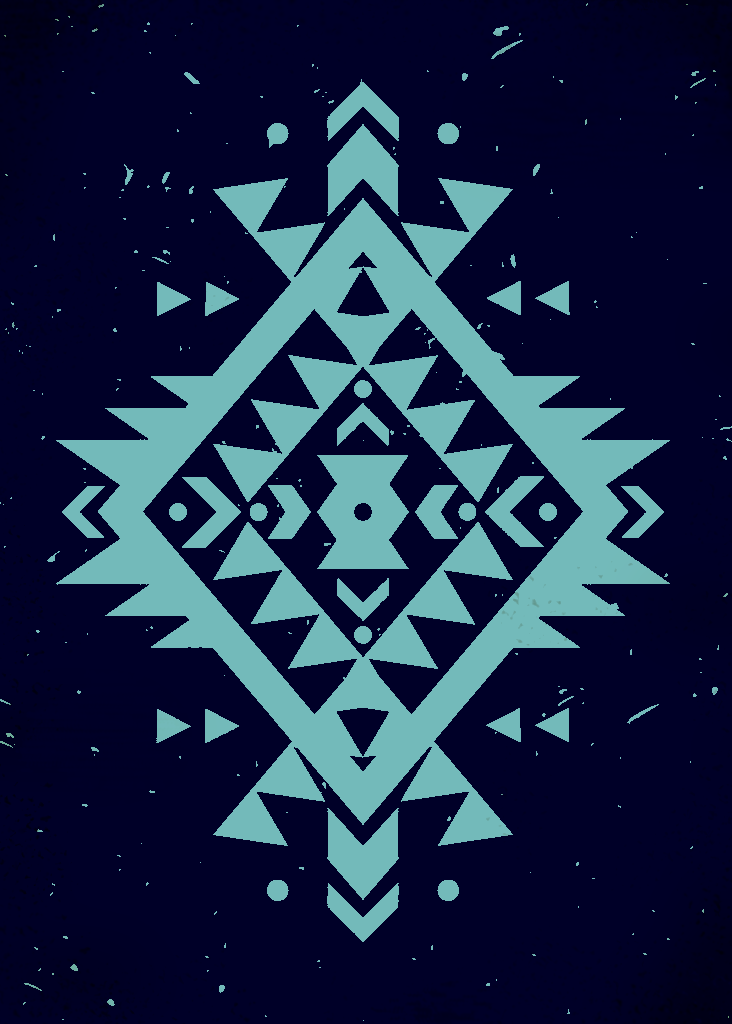
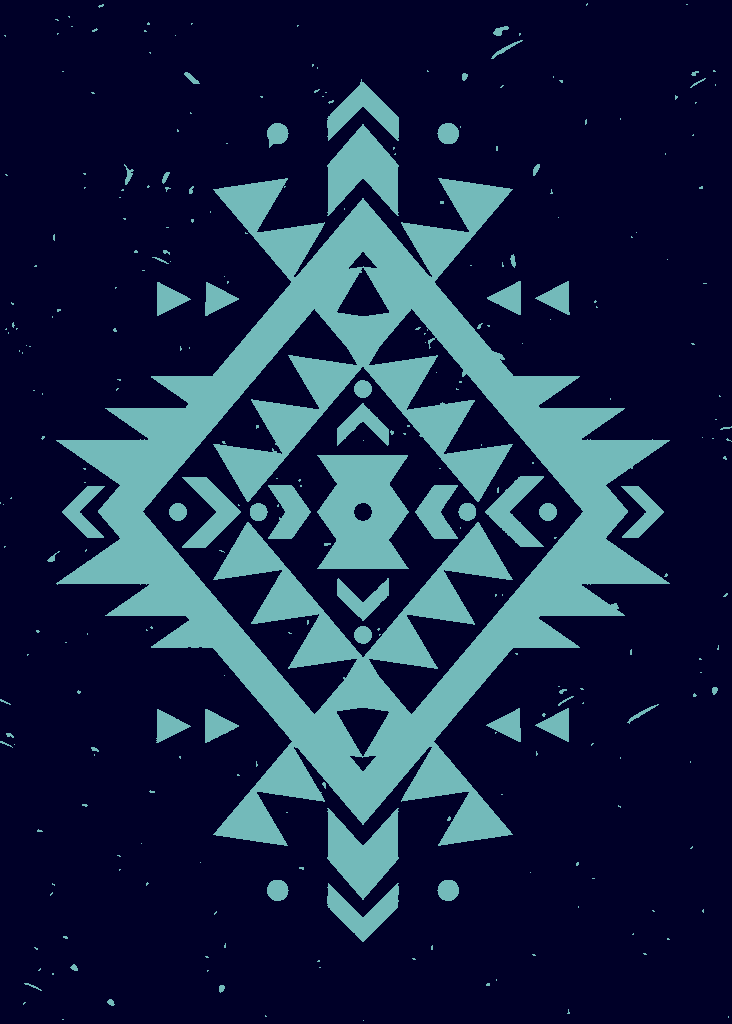
Before/after of a 732px x 1024px layered artwork. What changed in the layer stack:
hid "front" (1st of 2) over <box>0,0,732,1024</box>
hid "front" (2nd of 2) over <box>0,0,732,1024</box>
added group "motifs" with 3 layers in group "back" over <box>0,0,732,1024</box>
renamed "white" to "motif1", moved it into group "motifs" over <box>0,3,732,1021</box>
hid "original" over <box>0,0,732,1024</box>
